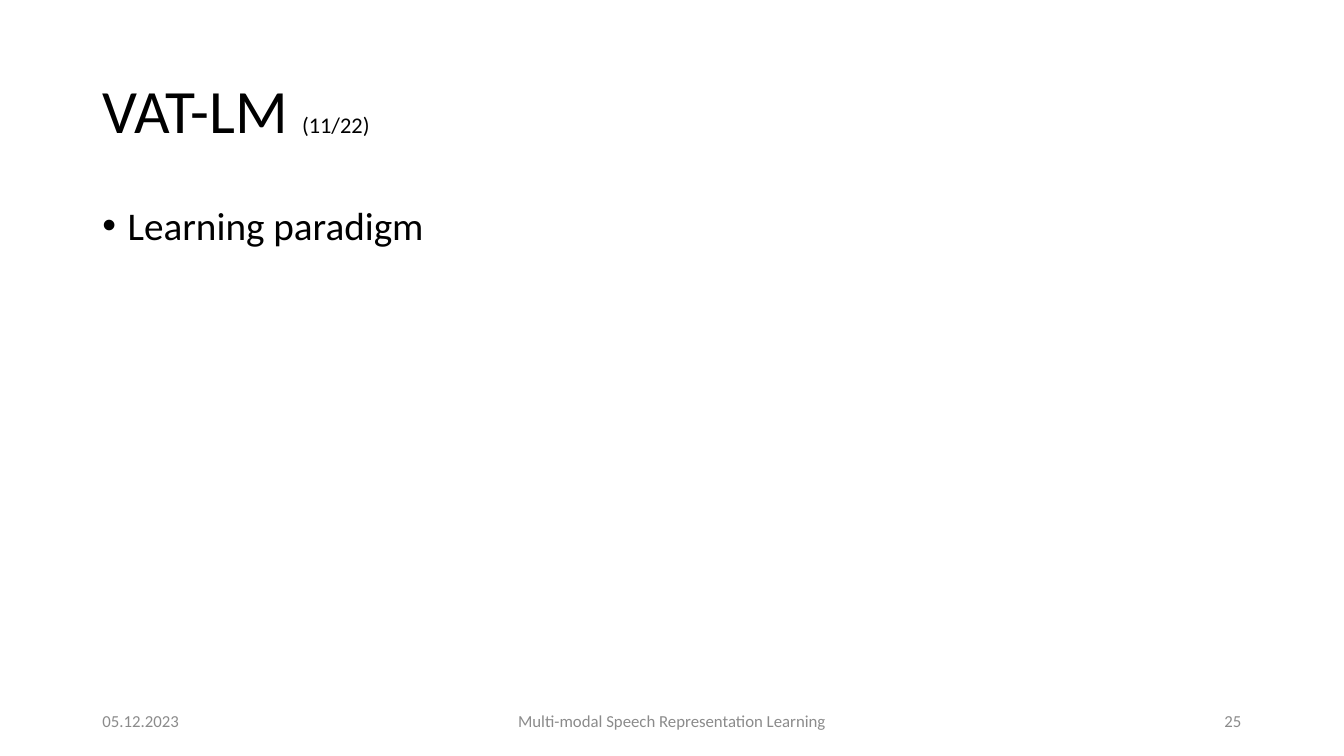
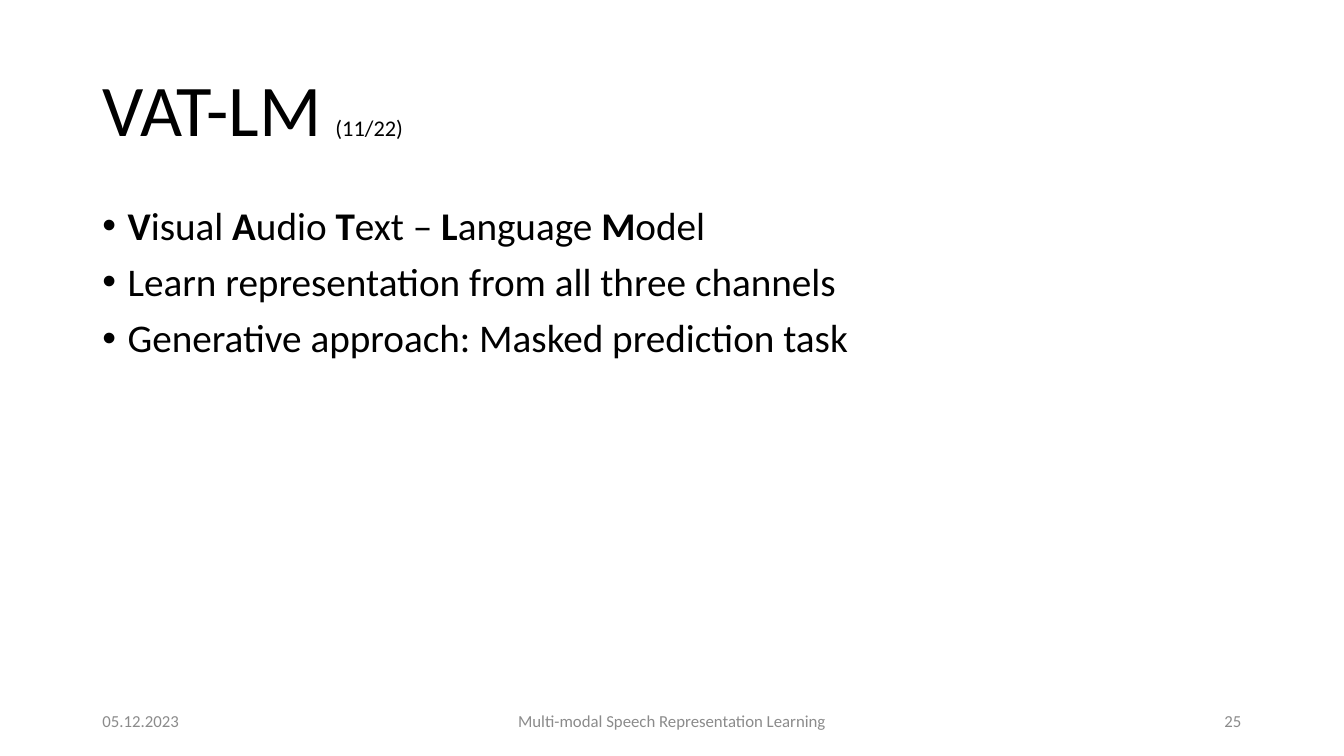
Before and after one commit to carlos-schmidt/nn-seminar, a slide deck: slide 25 of presentation.pptx. Drawn at 1344x756 pixels with LibreOffice and Linux fonts; fonts in the diff are those of the drawing. Boxes give left, top, right and bottom in pixels: in the first picture for what was removed or moved away, otherwise in the second. Text is boxed around its words. In the diff, an @@ line names an element or a change of style, - is before the commit and + after.

```diff
--- a/presentation.pptx
+++ b/presentation.pptx
@@ title "VAT-LM (11/22)" at (102,89,402,139): size 44 to 52 pt in "VAT-LM" @@
@@ text at (128,212,848,359): text changed @@
-• Learning paradigm
+• Visual Audio Text – Language Model
+• Learn representation from all three channels
+• Generative approach: Masked prediction task
```
Also in this commit, not shown: 6 other slides changed, 1 slide added, 1 other file.
